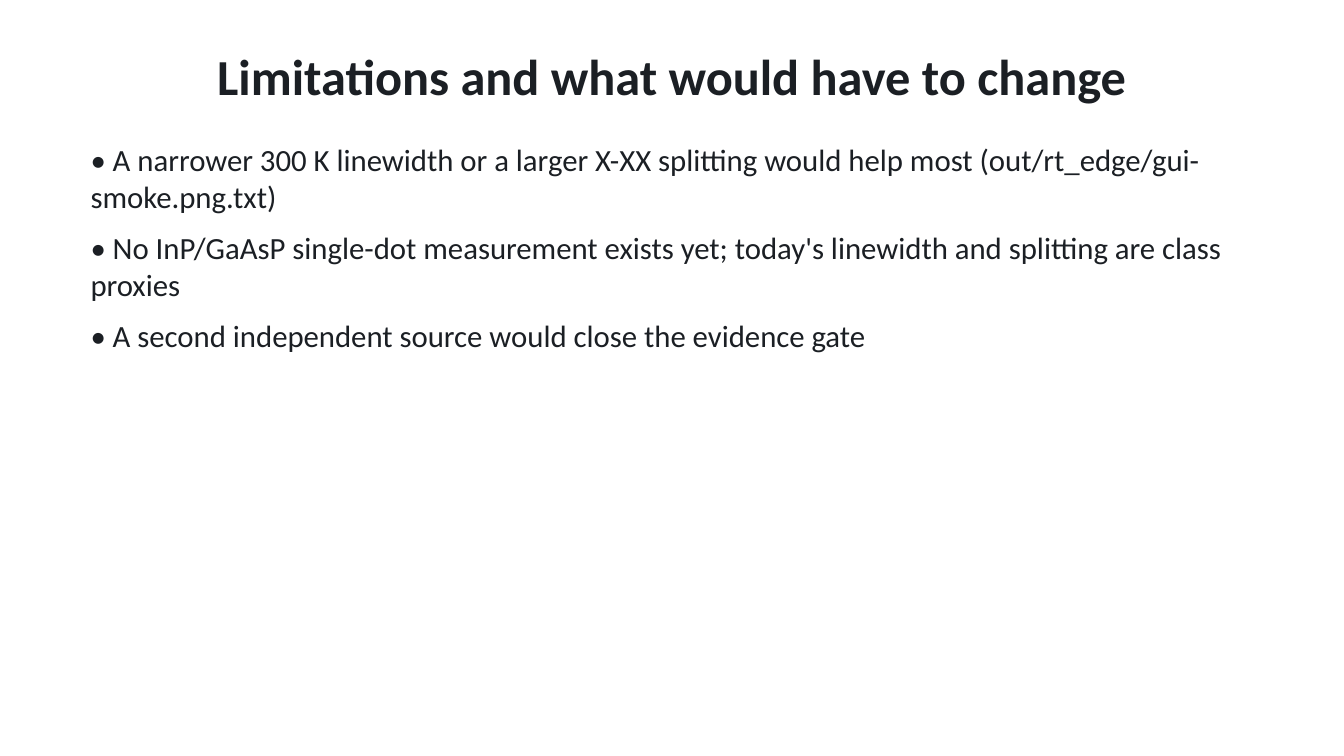
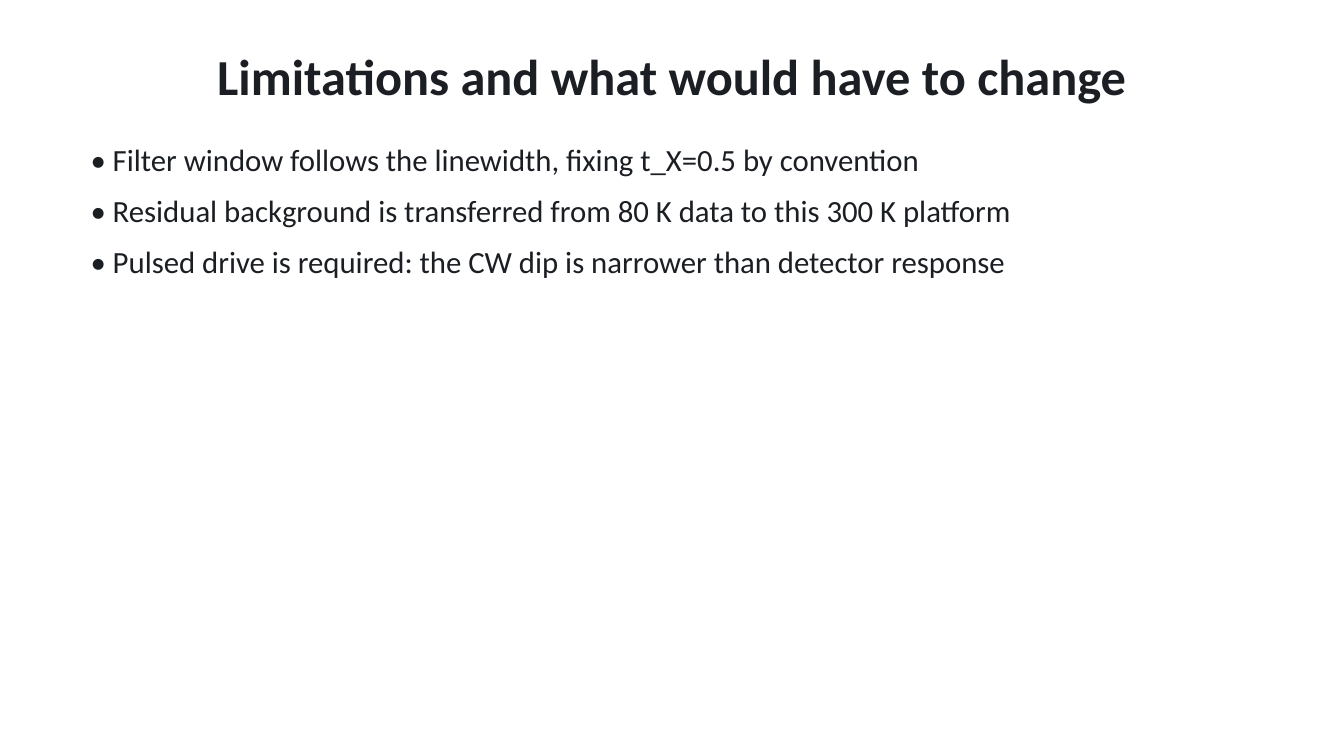
Before and after one commit to Alpharceus/qd-photon-sim, a slide deck: slide 19 of out/presentation/qd_edge_sps.pptx. Drawn at 1344x756 pixels with LibreOffice and Linux fonts; fonts in the diff are those of the drawing. Boxes give left, top, right and bottom in pixels: in the first picture for what was removed or moved away, otherwise in the second. Text is boxed around its words. In the diff, an @@ line names an element or a change of style, - is before the commit and + after.

```diff
--- a/out/presentation/qd_edge_sps.pptx
+++ b/out/presentation/qd_edge_sps.pptx
@@ text at <box>113,149,1010,278</box>: text changed @@
-• A narrower 300 K linewidth or a larger X-XX splitting would help most (out/rt_edge/gui-smoke.png.txt)
-• No InP/GaAsP single-dot measurement exists yet; today's linewidth and splitting are class proxies
-• A second independent source would close the evidence gate
+• Filter window follows the linewidth, fixing t_X=0.5 by convention
+• Residual background is transferred from 80 K data to this 300 K platform
+• Pulsed drive is required: the CW dip is narrower than detector response
```
Also in this commit, not shown: 5 other slides changed, 2 slides added, 2 slides removed, 9 other files.
